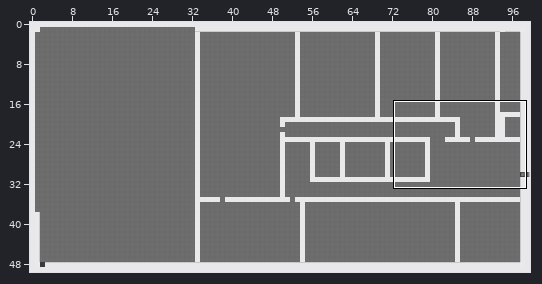
Two states of a Tiled map (JSON), map/balticOffice.json. Above: a wide view before the commit, with the close-up outlined.
Close-up. First the earlier version:
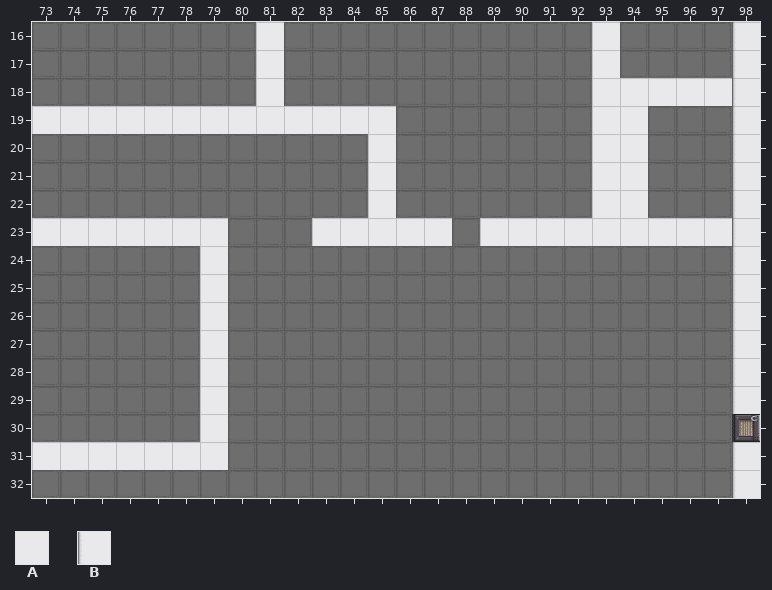
Cells are 32x32 px. Shown: x 73..98, y 16..32. The commit also changed other parts of the map, which this record leaves out.
Key: from "cija_32x32_expansion for Pipoy": A 721, B 722 turned 180.
_ is an empty cell.
Layers that did not change in this view are not listed.
Layer "bottomWall" before, first column x 73:
16 ________A___________A____B
17 ________A___________A____B
18 ________A___________AAAAAB
19 AAAAAAAAAAAAA_______AA___B
20 ____________A_______AA___B
21 ____________A_______AA___B
22 ____________A_______AA___B
23 AAAAAAA___AAAAA_AAAAAAAAAB
24 ______A__________________B
25 ______A__________________B
26 ______A__________________B
27 ______A__________________B
28 ______A__________________B
29 ______A__________________B
30 ______A___________________
31 AAAAAAA__________________B
32 _________________________B
The same view after the edit:
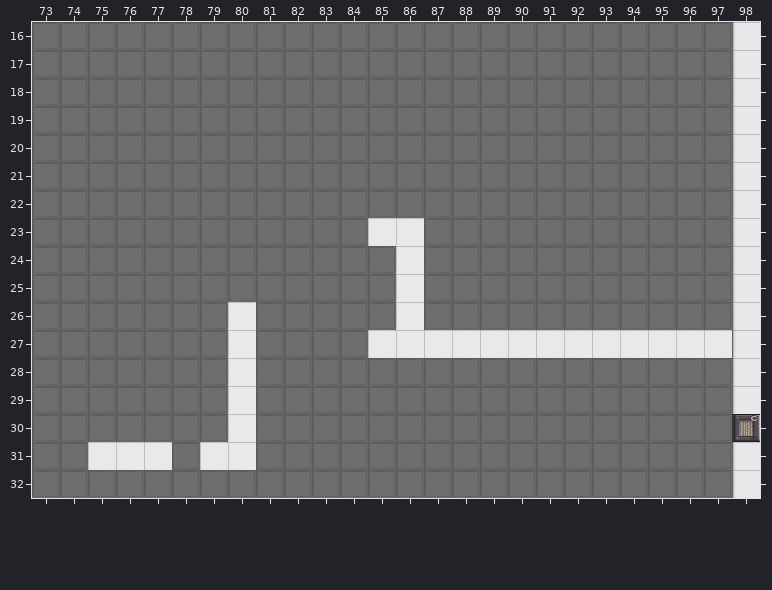
From old to new:
Layer "bottomWall":
y 16..17: x 81 A -> _; x 93 A -> _
y 18: x 81 A -> _; x 93..97 AAAAA -> _____
y 19: x 73..85 AAAAAAAAAAAAA -> _____________; x 93..94 AA -> __
y 20..22: x 85 A -> _; x 93..94 AA -> __
y 23: x 73..79 AAAAAAA -> _______; x 83..84 AA -> __; x 87 A -> _; x 89..97 AAAAAAAAA -> _________
y 24..25: x 79 A -> _; x 86 _ -> A
y 26: x 79..80 A_ -> _A; x 86 _ -> A
y 27: x 79..80 A_ -> _A; x 85..97 _____________ -> AAAAAAAAAAAAA
y 28..30: x 79..80 A_ -> _A
y 31: x 73..74 AA -> __; x 78 A -> _; x 80 _ -> A
Changed places in both close-ups, as pixel boxes (x1, y1, x2, y2):
changed: (32, 22, 732, 470)
